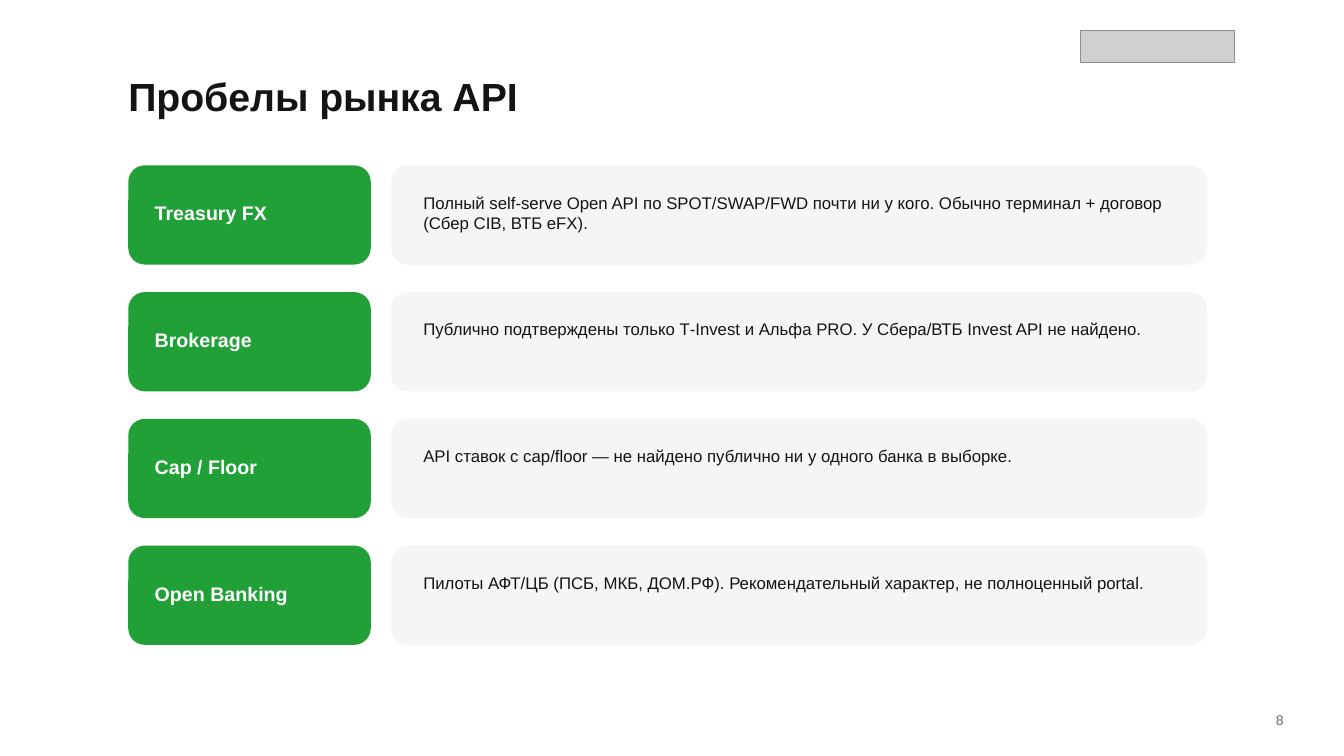
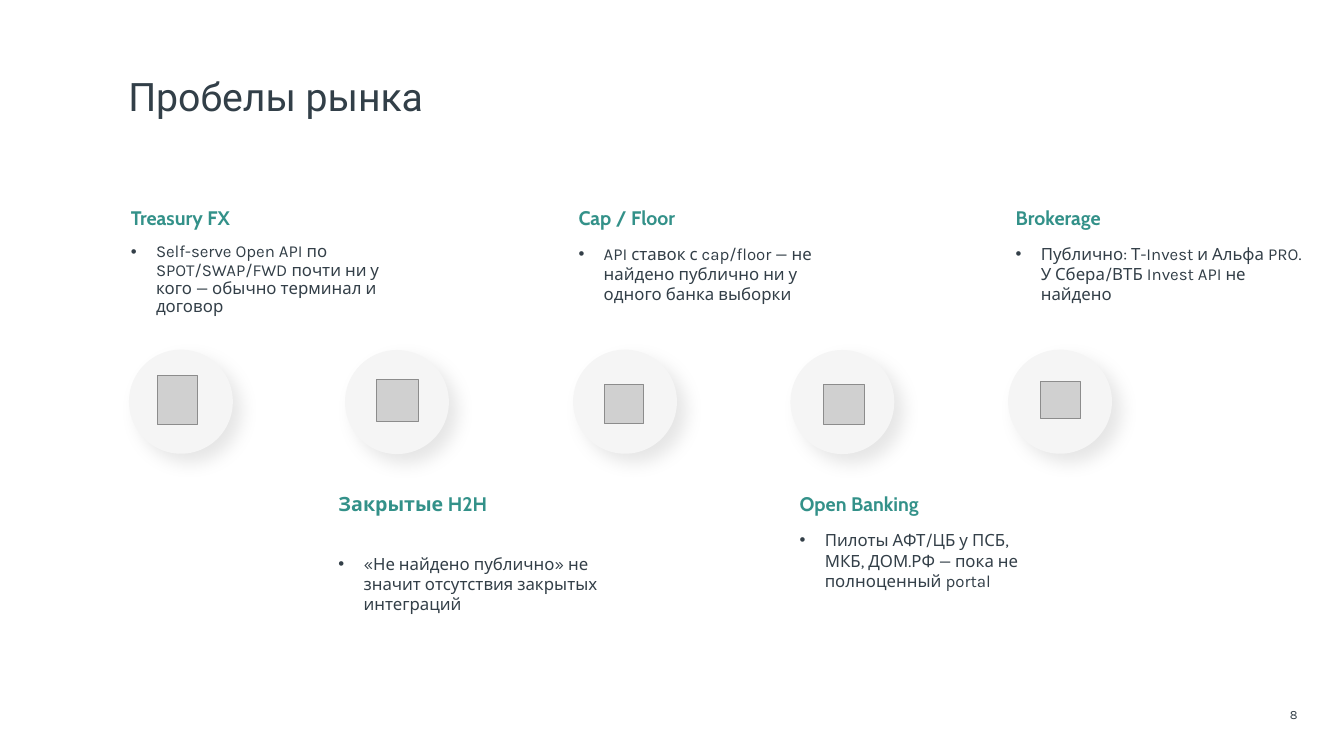
Before and after one commit to korowood/russian-banks-api-research, a slide deck: slide 8 of russian-banks-api-research.pptx. Drawn at 1344x756 pixels with LibreOffice and Linux fonts; fonts in the diff are those of the drawing; grey boxes stand for pictures; background and template pictures are left out. Boxes give left, top, right and bottom in pixels: in the first picture for what was removed or moved away, otherwise in the second. Text is boxed around its words. In the diff, an @@ line names an element or a change of style, - is before the commit and + after.

Commit message:
docs: rebuild presentation from actual Sber CIB template slides
Clone cover, section, table, 4-column and accents layouts; replace text only.

```diff
--- a/russian-banks-api-research.pptx
+++ b/russian-banks-api-research.pptx
@@ picture removed at [1081,31,1235,64] @@
@@ title at [128,81,423,119]: text changed; font Arial to Roboto; text colour #141414 to #323F48; bold off @@
-Пробелы рынка API
+Пробелы рынка
@@ rounded rectangle removed at [128,165,371,264] @@
@@ rounded rectangle removed at [391,165,1207,264] @@
@@ text removed at [155,206,267,224] @@
-Treasury FX
@@ text at [131,211,379,316]: text changed; font Arial to Karla; text colour #141414 to #333F48 @@
-Полный self-serve Open API по SPOT/SWAP/FWD почти ни у кого. Обычно терминал + договор (Сбер CIB, ВТБ eFX).
+Treasury FX
+• Self-serve Open API по SPOT/SWAP/FWD почти ни у кого — обычно терминал и договор
@@ text at [579,210,812,304]: text changed; font Arial to Karla; text colour #141414 to #333F48 @@
-API ставок с cap/floor — не найдено публично ни у одного банка в выборке.
+Cap / Floor
+• API ставок с cap/floor — не найдено публично ни у одного банка выборки
@@ text at [1016,210,1301,303]: text changed; font Arial to Karla; text colour #141414 to #333F48 @@
-Публично подтверждены только Т-Invest и Альфа PRO. У Сбера/ВТБ Invest API не найдено.
+Brokerage
+• Публично: Т-Invest и Альфа PRO. У Сбера/ВТБ Invest API не найдено
@@ rounded rectangle removed at [128,292,371,391] @@
@@ rounded rectangle removed at [391,292,1207,391] @@
@@ ellipse added at [129,350,233,454], fill #F5F5F5 @@
@@ text removed at [155,332,252,351] @@
-Brokerage
@@ ellipse added at [345,350,449,454], fill #F5F5F5 @@
@@ ellipse added at [574,350,678,454], fill #F5F5F5 @@
@@ ellipse added at [790,350,894,454], fill #F5F5F5 @@
@@ ellipse added at [1008,350,1112,454], fill #F5F5F5 @@
@@ picture added at [157,376,197,424] @@
@@ picture added at [377,380,419,422] @@
@@ picture added at [604,384,643,423] @@
@@ picture added at [824,384,864,424] @@
@@ picture added at [1042,382,1082,419] @@
@@ rounded rectangle removed at [128,419,371,518] @@
@@ rounded rectangle removed at [391,419,1207,518] @@
@@ text removed at [155,459,257,478] @@
-Cap / Floor
@@ text added at [338,497,597,614], 12 pt, text #333F48 @@
+Закрытые H2H
+• «Не найдено публично» не значит отсутствия закрытых интеграций
@@ text at [800,496,1018,591]: text changed; font Arial to Karla; text colour #141414 to #333F48 @@
-Пилоты АФТ/ЦБ (ПСБ, МКБ, ДОМ.РФ). Рекомендательный характер, не полноценный portal.
+Open Banking
+• Пилоты АФТ/ЦБ у ПСБ, МКБ, ДОМ.РФ — пока не полноценный portal
@@ rounded rectangle removed at [128,545,371,644] @@
@@ rounded rectangle removed at [391,545,1207,644] @@
@@ text removed at [155,586,287,605] @@
-Open Banking
@@ text "8" at [1290,711,1298,719]: size 10 to 9 pt, font Arial to Karla, text colour #666666 to #333F48; alignment left to centre; indent changed; vertical alignment top to middle @@
```
Also in this commit, not shown: 6 other slides changed, 3 slides added, 3 slides removed, 1 other file.
